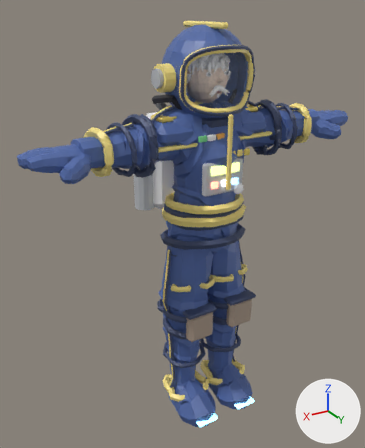
Two versions of the glTF model assets/models/char_vance.glb, one commit apart.
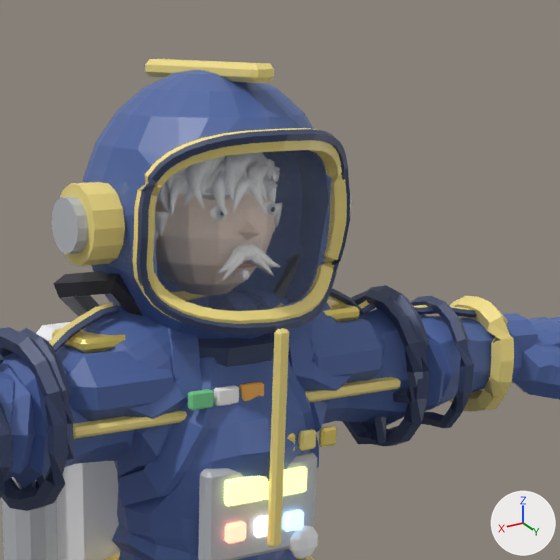
There are two pictures of each version: one whole from a 50 mm camera at (0.648, 1.003, 1.01) aimed at (0.035, -0.019, 0.499), one close up on the part from 36% to 90% of the width and 0% to 43% of the height. Every picture has the same lights, and +X, +Y and +Z are marked at lower right. The older version's two pictures come first. Where no turn or scale is listed for an object, it has been applied to the vertices. Vertices at exactly the same position are counted once.

In view in the first close-up: 'Chest_gray', 'Chest_vance_trim', 'Chest_white', 'Head_dark', 'Head_vance_helm', 'Head_vance_trim', 'Head_visor', 'King_Body_suit', 'LowerArm.L_dark', 'LowerArm.R_dark', 'UpperArm.L_vance_suit', 'UpperArm.R_vance_suit' and 19 more.
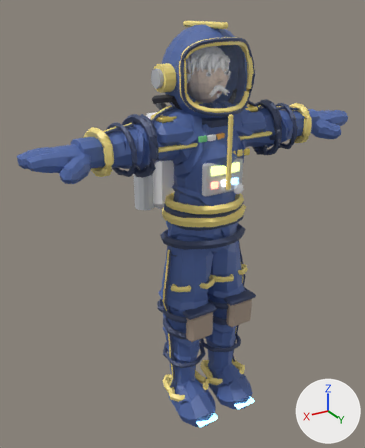
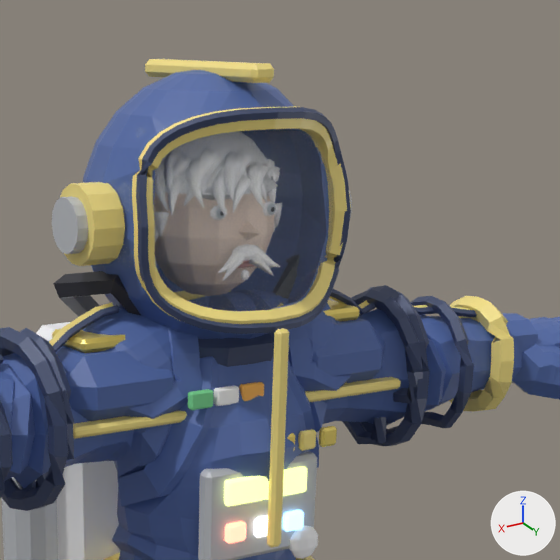
Changed parts and their boxes (x1, y1, x2, y2) in the close-ups (560 x 560 px; the box of a moved part takes in the faces that stretch with it):
'Head_vance_helm', reshaped
    before: (83, 70, 325, 339)
    after: (83, 70, 327, 339)
'Head_dark', reshaped (11% taller)
    before: (136, 129, 350, 334)
    after: (136, 107, 351, 334)
part 1 of me_tube_001, moved or reshaped
    before: (136, 129, 350, 321)
    after: (136, 107, 351, 321)
part 2 of me_sphere, moved or reshaped
    before: (109, 94, 325, 329)
    after: (109, 95, 327, 329)
part 3 of me_tube, moved or reshaped
    before: (132, 128, 347, 324)
    after: (132, 106, 347, 321)

Patch to the scene script:
```diff
--- a/assets/models/char_vance.glb.py
+++ b/assets/models/char_vance.glb.py
@@ me_tube_001 @@
 # used by ob_head_dark; location = (0.0, 0.0, 0.0)
-me_tube_001.from_pydata(...)  # 200 vertices, 400 faces; spans x -0.096..0.095, y 0.069..0.123, z 0.794..0.938
+me_tube_001.from_pydata(...)  # 200 vertices, 400 faces; spans x -0.096..0.095, y 0.066..0.117, z 0.794..0.952
+# me_tube_001 part 1: 167 of 200 vertices moved; they spanned x -0.096..0.095, y 0.069..0.123, z 0.805..0.938 and now span x -0.096..0.095, y 0.066..0.111, z 0.805..0.952; mean shift (0.0, -0.005, 0.008); largest move (0.044, 0.112, 0.932) -> (0.044, 0.099, 0.946)
 me_tube_001.materials.append(mat_dark)
@@ me_sphere @@
 # used by ob_head_vance_helm; location = (0.0, 0.0, 0.0)
-me_sphere.from_pydata(...)  # 400 vertices, 796 faces; spans x -0.098..0.098, y -0.085..0.111, z 0.763..0.976
+me_sphere.from_pydata(...)  # 390 vertices, 776 faces; spans x -0.098..0.098, y -0.085..0.105, z 0.763..0.976
+# me_sphere part 2
+# 40 vertices are removed from x -0.079..0.081, y 0.049..0.111, z 0.816..0.945
+# 140 faces are deleted
+# 20 vertices move from x -0.085..0.085, y 0.049..0.097, z 0.813..0.945 to x -0.085..0.085, y 0.068..0.1, z 0.814..0.942
+# 30 vertices are added at x -0.081..0.081, y 0.049..0.078, z 0.816..0.933
+# 120 new faces join them
 me_sphere.materials.append(mat_vance_helm)
@@ me_tube @@
 # used by ob_head_vance_trim; location = (0.0, 0.0, 0.0)
-me_tube.from_pydata(...)  # 280 vertices, 548 faces; spans x -0.117..0.117, y -0.06..0.12, z 0.795..0.98
+me_tube.from_pydata(...)  # 280 vertices, 548 faces; spans x -0.117..0.117, y -0.06..0.114, z 0.795..0.98
+# me_tube part 3: 165 of 280 vertices moved; they spanned x -0.096..0.094, y 0.06..0.12, z 0.804..0.938 and now span x -0.096..0.094, y 0.058..0.109, z 0.805..0.952; mean shift (0.0, -0.005, 0.008); largest move (0.044, 0.109, 0.93) -> (0.044, 0.097, 0.944)
 me_tube.materials.append(mat_vance_trim)
```
